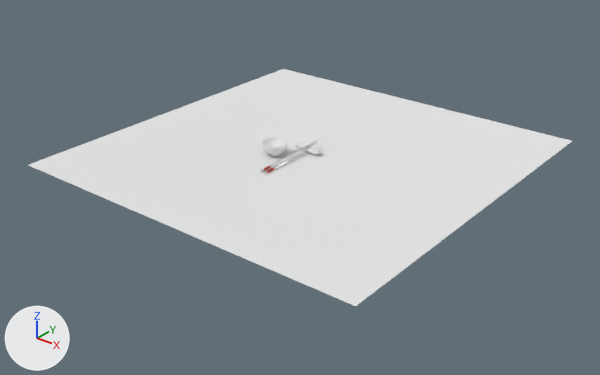
Renders of the Blender file tableware.blend from each side of a commit.
Both versions are drawn from a 50 mm lens placed at (48.6, -62.2, 34.2), pointed at (0.4, -2.0, -3.1). Lighting does not change. The marker at lower left points along +X, +Y and +Z.
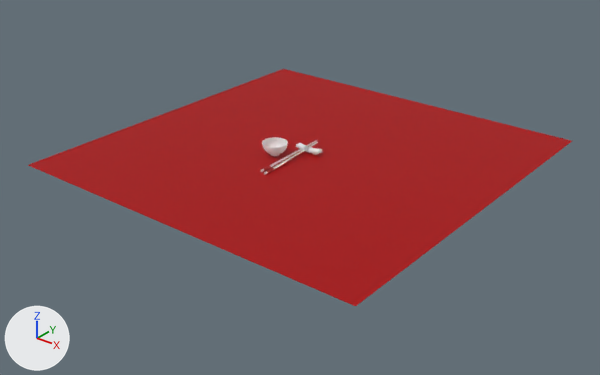
Where the newer file only moved an object's origin or applied its transform, the numbers keep the older frame.

Where the change shows, as pixel boxes (x1, y1, x2, y2) in the pictures (600 x 375 px):
'Plane', surface changed (white to red): (28, 69, 572, 306) in both
'Cylinder.001', rescaled: (260, 140, 317, 172) in both
'Cylinder.002', rescaled: (264, 142, 318, 175) in both

The change, as a list of edits to the scene's bpy script:
```text
Change mat_material_003:
    remove # nodes: BsdfDiffuse, OutputMaterial
    remove # colours: white #e5e5e5
    nodes: BsdfPrincipled, Bump, Mapping, OutputMaterial, TexCoord, TexNoise, ValToRGB
    colours: red #a80005, black #000000, white #ffffff
Change ob_cylinder_002:
    ob_cylinder_002.scale: (0.093, 0.093, 2.33) -> (1.0, 1.0, 1.0)
Change ob_cylinder_001:
    ob_cylinder_001.scale: (0.093, 0.093, 2.33) -> (1.0, 1.0, 1.0)
```
